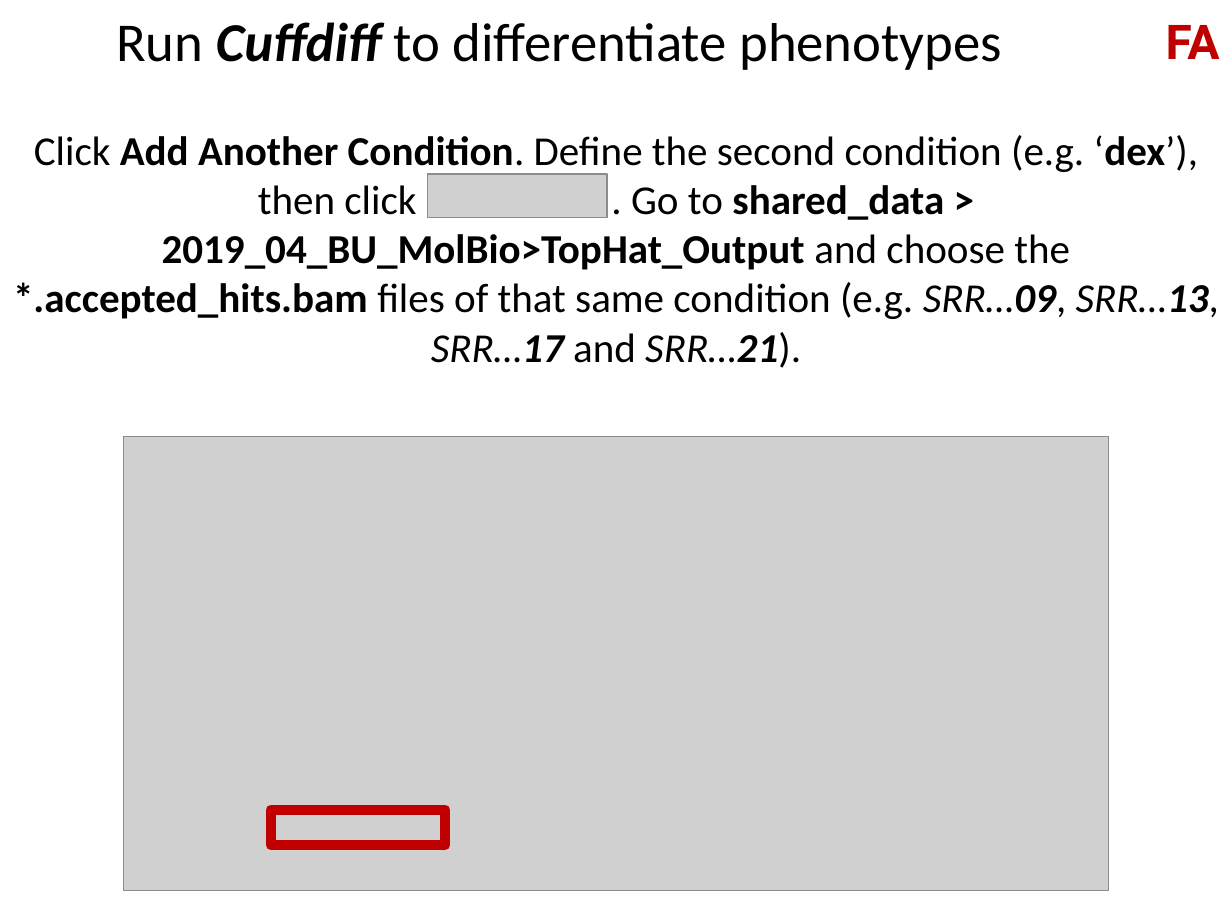
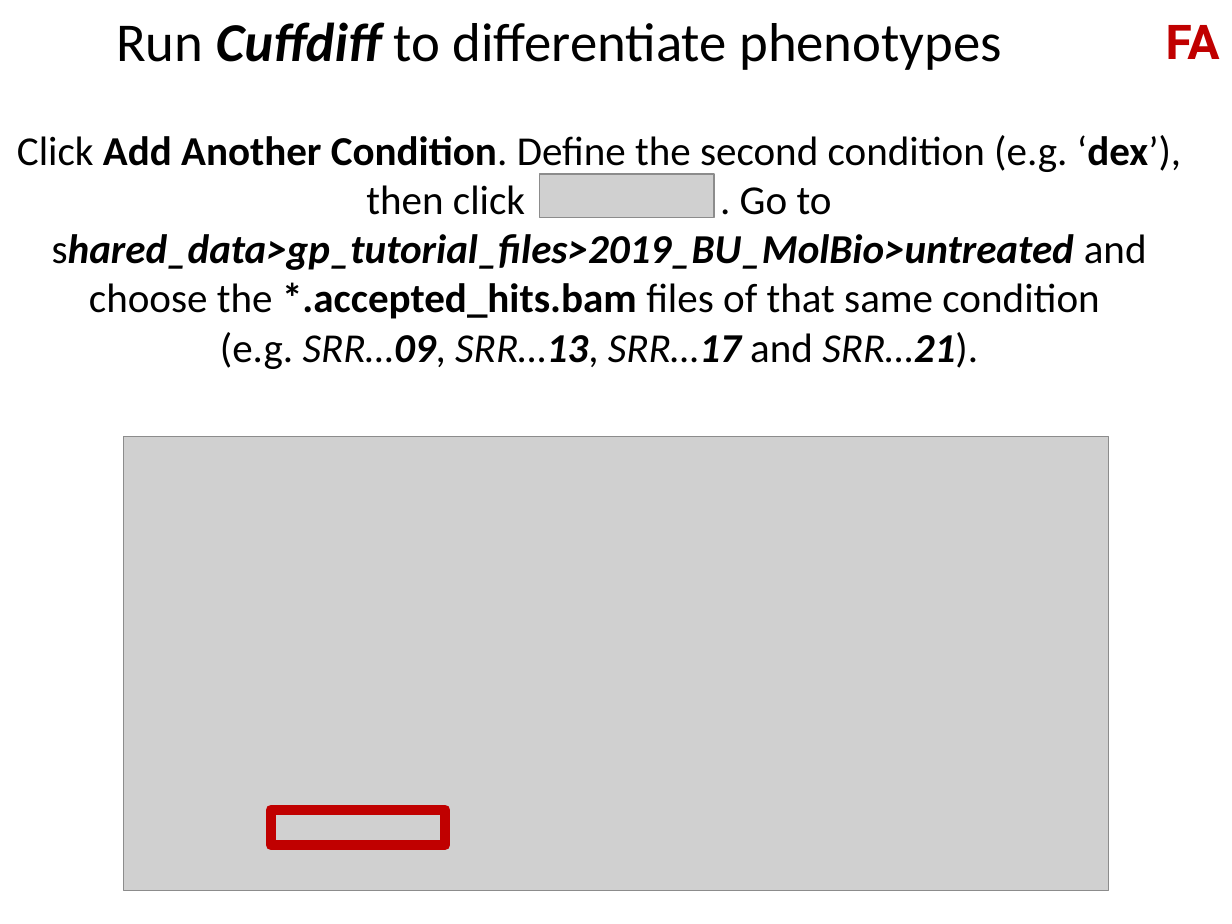
Before and after one commit to genepattern/tutorial-materials, a slide deck: slide 32 of BU_MolBio_RNAseq_in_GP_workshop/slides/2019-04-04_04_GPWorkshop_RNA-Seq in GenePattern.pptx. Drawn at 1232x924 pixels with LibreOffice and Linux fonts; fonts in the diff are those of the drawing; grey boxes stand for pictures. Boxes give left, top, right and bottom in pixels: in the first picture for what was removed or moved away, otherwise in the second. Text is boxed around its words. In the diff, an @@ line names an element or a change of style, - is before the commit and + after.

```diff
--- a/BU_MolBio_RNAseq_in_GP_workshop/slides/2019-04-04_04_GPWorkshop_RNA-Seq in GenePattern.pptx
+++ b/BU_MolBio_RNAseq_in_GP_workshop/slides/2019-04-04_04_GPWorkshop_RNA-Seq in GenePattern.pptx
@@ text at box(17, 135, 1181, 369): text changed @@
-Click Add Another Condition. Define the second condition (e.g. ‘dex’), then click . Go to shared_data > 2019_04_BU_MolBio>TopHat_Output and choose the *.accepted_hits.bam files of that same condition (e.g. SRR…09, SRR…13, SRR…17 and SRR…21).
+Click Add Another Condition. Define the second condition (e.g. ‘dex’), then click . Go to shared_data>gp_tutorial_files>2019_BU_MolBio>untreated and choose the *.accepted_hits.bam files of that same condition
+(e.g. SRR…09, SRR…13, SRR…17 and SRR…21).
@@ picture: place and size @@
-picture at box(428, 174, 607, 217)
+picture at box(540, 174, 715, 217)
```
Also in this commit, not shown: 7 other slides changed.
